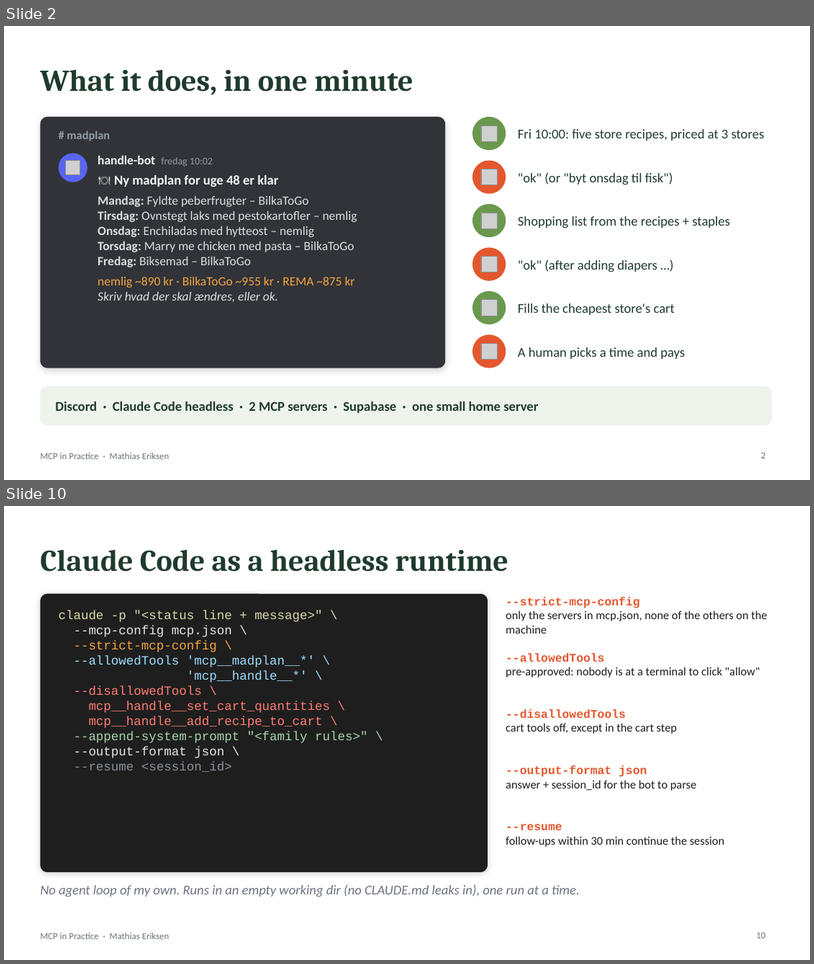
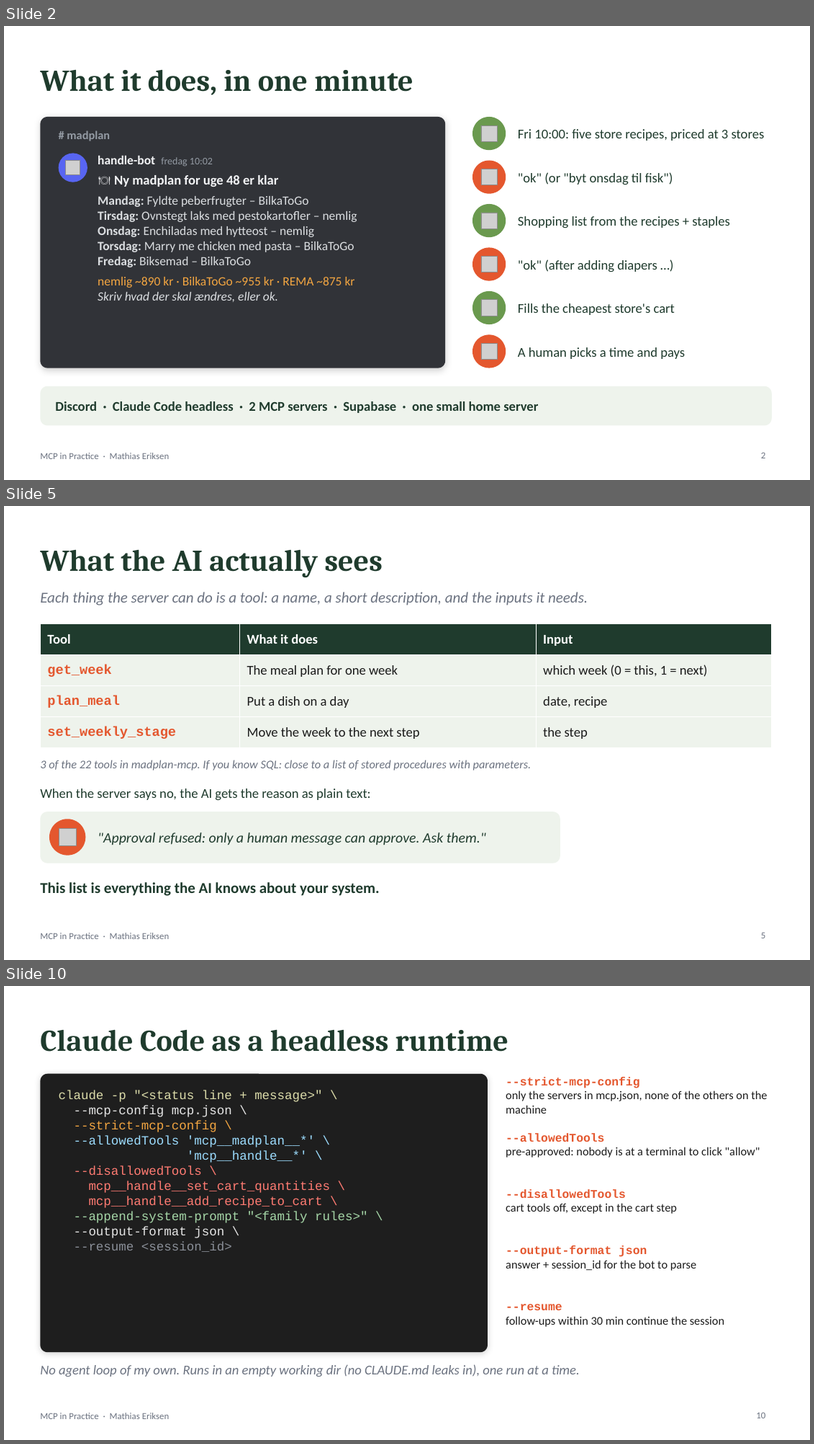
Before and after one commit to MSvante/public-speaking, a slide deck: madplan-agent/slides/mcp-in-practice.pptx. Shown one above the other, each under a label of ours: slides 2 and 10 before the commit, slides 2, 5 and 10 after it; the slides between them are not shown. The pictures are 814x964 and 814x1444 pixels, drawn with LibreOffice and Linux fonts; fonts in the diff are those of the drawing; grey boxes stand for pictures. Boxes give left, top, right and bottom in pixels: in the first picture for what was removed or moved away, otherwise in the second. Text is boxed around its words. In the diff, an @@ line names an element or a change of style, - is before the commit and + after.

```diff
--- a/madplan-agent/slides/mcp-in-practice.pptx
+++ b/madplan-agent/slides/mcp-in-practice.pptx
@@ slide 5 added at <box>4,506,810,960</box>, background #FFFFFF; not listed: 1 template element that a slide beside it also shows @@
@@ title added at <box>40,549,383,578</box>, 36 pt, text #1F3B2D, bold @@
+What the AI actually sees
@@ text added at <box>40,592,588,605</box>, 18 pt, text #6B7280, italic @@
+Each thing the server can do is a tool: a name, a short description, and the inputs it needs.
@@ table added at <box>40,624,772,741</box>, 4 rows, 3 columns @@
+Tool | What it does | Input
+get_week | The meal plan for one week | which week (0 = this, 1 = next)
+plan_meal | Put a dish on a day | date, recipe
+set_weekly_stage | Move the week to the next step | the step
@@ text added at <box>40,759,532,770</box>, 14 pt, text #6B7280, italic @@
+3 of the 22 tools in madplan-mcp. If you know SQL: close to a list of stored procedures with parameters.
@@ text added at <box>40,788,370,800</box>, 16 pt, text #1F3B2D @@
+When the server says no, the AI gets the reason as plain text:
@@ rounded rectangle added at <box>40,811,561,863</box>, fill #EEF3EC @@
@@ ellipse added at <box>49,818,85,855</box>, fill #E4572E @@
@@ picture added at <box>59,829,77,846</box> @@
@@ text added at <box>98,832,486,845</box>, 17 pt, text #1F3B2D, italic @@
+"Approval refused: only a human message can approve. Ask them."
@@ text added at <box>40,882,379,896</box>, 18 pt, text #1F3B2D, bold @@
+This list is everything the AI knows about your system.
@@ page number added at <box>761,932,766,938</box>, 11 pt, text #6B7280 @@
+5
```
Also in this commit, not shown: 3 slides changed, 3 other slides added, 4 slides removed, 2 other files.
